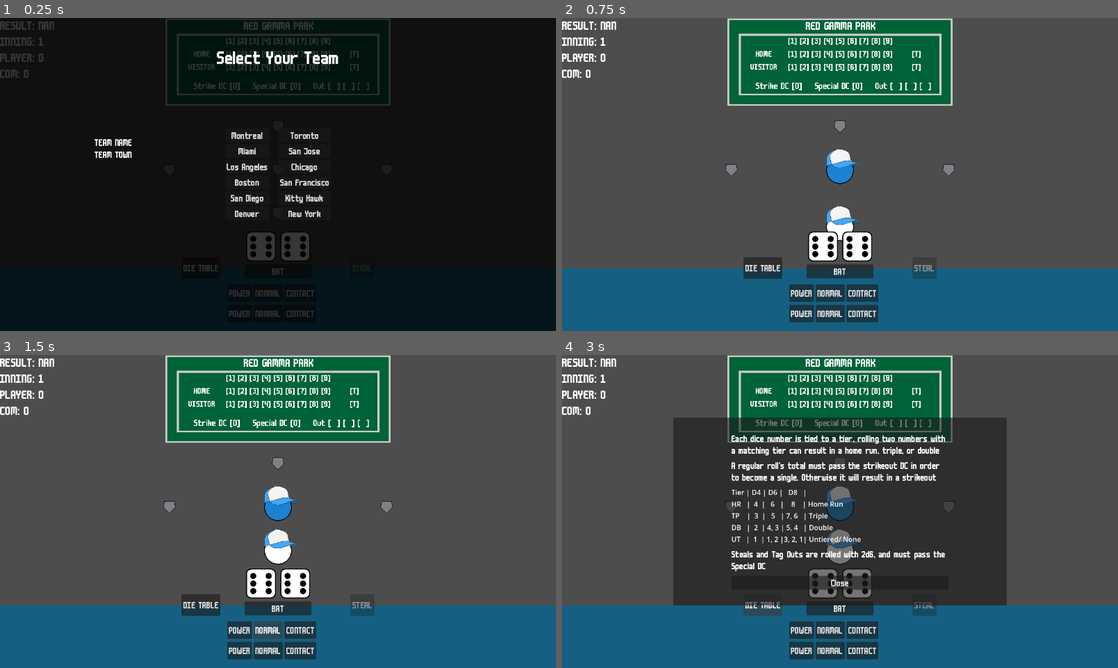
Above: before the commit, frames 1-4 (two rows, left to right).
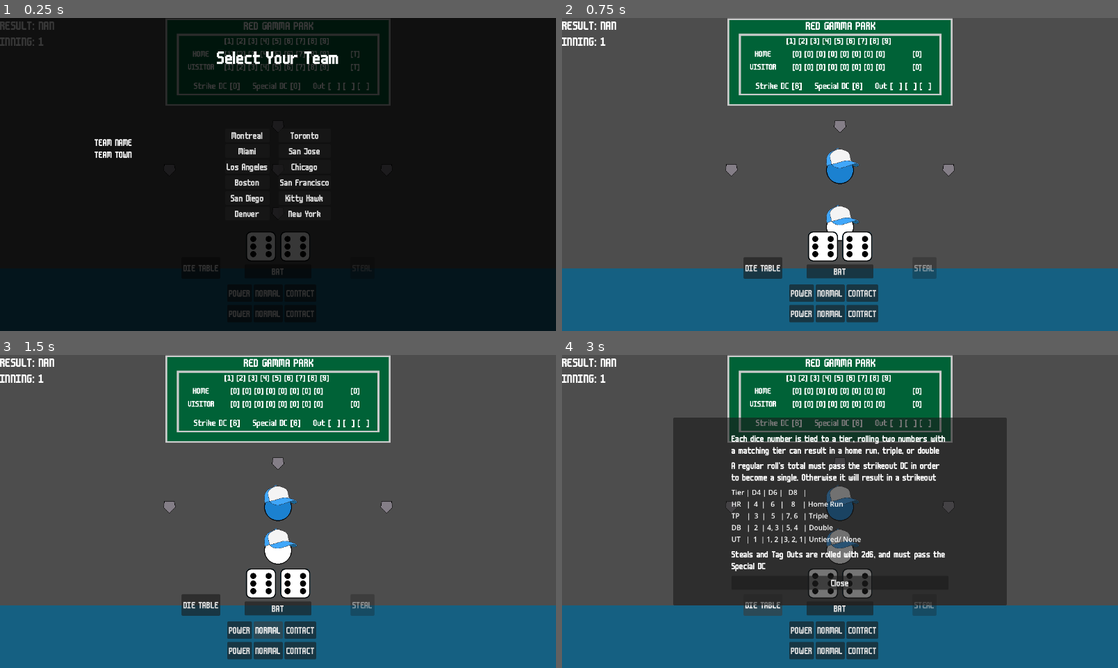
Above: after the commit, the same moments.

Repository: articrus/ROLL_BASEBALL
Game: Godot game, scene res://scenes/game_scene.tscn
Two runs of this game, one before a commit and one after it. Both use one fixed random seed, a clock stepped at 60 frames per second and the inputs below. This scene is started directly instead of the project's main scene.
Inputs:
- Up to frame 1 (0.25 s): no input
- Up to frame 2 (0.75 s): click "Montreal" at 0.5 s
- Up to frame 3 (1.5 s): click "NORMAL" at 1.25 s
- Up to frame 4 (3 s): click "NORMAL" at 2 s; click "DIE TABLE" at 2.75 s

The runs differ from the first frame. In frame 1, 0.9% of the frame differs, in the area x 0-65%, y 6-20%; in frame 2, 1.3%, in the area x 0-65%, y 6-22%; in frame 3, 1.3%; in frame 4, 1.3%.

Commit message:
Graphics Update II
-Implemented scoreboard functionality
-Added reset mechanic
-Removed some debug text
TODO:
-Player colors and positioning
-Better animations
-Field graphics

Diff:
--- a/scripts/classes/signalbus.gd
+++ b/scripts/classes/signalbus.gd
@@ -2,6 +2,7 @@
 extends Node
 
 # Game Signals
+signal start_game
 signal roll_button_pressed
 signal process_roll(left: Enums.DIE_TYPES, right: Enums.DIE_TYPES)
 signal special_pressed
@@ -17,8 +18,8 @@
 # Scoreboard Signals
 signal update_inning_info(strikeDC: int, specialDC: int)
 signal update_strikes(strikes: int)
+signal update_points(homeArray: Array[int], visitArray: Array[int])
 
 # Temporary Signals
 signal display_batting_result(result: String)
-signal display_points(player: int, com: int)
 signal update_inning(inning: int)
--- a/scripts/managers/game_manager.gd
+++ b/scripts/managers/game_manager.gd
@@ -3,8 +3,8 @@
 # 0: First, 1: Second, 2: Third, if occupied: true, else false
 @export var bases: Array[bool] = [false, false, false]
 # Points variables
-@export var home_points: int = 0
-@export var visitor_points: int = 0
+@export var homePointsArray: Array[int] = [0, 0, 0, 0, 0, 0, 0, 0, 0, 0, 0]
+@export var visitPointsArray: Array[int] = [0, 0, 0, 0, 0, 0, 0, 0, 0, 0, 0]
 @export var strikeouts: int = 0
 # Inning Variables
 @export var current_inning: int = 1
@@ -52,9 +52,11 @@
 			strikeouts += 1
 			strikeout.emit()
 	# Add the points
-	if current_inning % 2 == 0: visitor_points += runs
-	else: home_points += runs
-	Signalbus.display_points.emit(home_points, visitor_points)
+	if current_inning % 2 == 0:
+		visitPointsArray[current_inning] += runs
+	else:
+		homePointsArray[current_inning] += runs
+	Signalbus.update_points.emit(homePointsArray, visitPointsArray)
 	_toggle_special_buttons()
 	_check_strikes()
 
@@ -110,8 +112,8 @@
 		_tag_out()
 		_check_strikes()
 	else:
-		home_points += _steal_base()
-
+		homePointsArray[current_inning] += _steal_base()
+	Signalbus.update_points.emit(homePointsArray, visitPointsArray)
 
 func _toggle_special_buttons() -> void:
 	toggle_special.emit(!(bases[2] == true || bases[1] == true || bases[0] == true))
@@ -132,12 +134,6 @@
 	for i in bases.size():
 		bases[i] = false
 
-# (For testing) Set the players on specific bases
-func _custom_bases(first: bool, second: bool, third: bool) -> void:
-	bases[0] = first
-	bases[1] = second
-	bases[2] = third
-
 # Advance to the next inning
 func _next_inning() -> void:
 	_reset_bases()
@@ -150,15 +146,28 @@
 	Signalbus.update_inning_info.emit(strikeDC[current_inning], specialDC[current_inning])
 
 func _game_over() -> void:
-	var average = home_points / 5.0 # Average points scored by player per inning
+	var homePoints = 0
+	var visitPoints = 0
+	for i in range(1, 9):
+		homePoints += homePointsArray[i]
+		visitPoints += visitPointsArray[i]
+	var average = homePoints / 5.0 # Average points scored by player per inning
 	# Save the stats
 	var profile = await AuthenticationManager._load_profile()
 	var newWins = profile.get("games_won", 0) + 1
-	var newTotal = profile.get("points_scored", 0) + home_points
+	var newTotal = profile.get("points_scored", 0) + homePoints
 	AuthenticationManager._save_stats({"games_won": newWins, "points_scored": newTotal, "average_points_per": average})
-	Signalbus.game_over.emit(home_points, visitor_points, average, home_points > visitor_points)
+	Signalbus.game_over.emit(homePoints, visitPoints, average, homePoints > visitPoints)
 	Signalbus.display_batting_result.emit("GAME OVER!")
 
+func _game_start() -> void:
+	_reset_bases()
+	strikeouts = 0
+	current_inning = 1
+	Signalbus.update_points.emit(homePointsArray, visitPointsArray)
+	Signalbus.update_inning_info.emit(strikeDC[current_inning], specialDC[current_inning])
+
 func _connect_signals() -> void:
+	Signalbus.start_game.connect(_game_start)
 	Signalbus.process_roll.connect(_process_rolling)
 	Signalbus.special_pressed.connect(_special_pressed)
--- a/scripts/ui/player_ui.gd
+++ b/scripts/ui/player_ui.gd
@@ -8,8 +8,6 @@
 # Temporary Nodes
 @onready var result = $DebugDisplay/BattingResult
 @onready var inning = $DebugDisplay/Inning
-@onready var player_points = $DebugDisplay/PlayerPoints
-@onready var com_points = $DebugDisplay/VisitorPoints
 # Export vars
 @export var left_die_type: Enums.DIE_TYPES = Enums.DIE_TYPES.NORMAL
 @export var right_die_type: Enums.DIE_TYPES = Enums.DIE_TYPES.NORMAL
@@ -47,10 +45,6 @@
 func _show_result(toPrint: String) -> void:
 	result.text = "RESULT: " + toPrint
 
-func _update_points(player: int, com: int) -> void:
-	player_points.text = "PLAYER: " + str(player)
-	com_points.text = "COM: " + str(com)
-
 func _update_inning(newInning: int) -> void:
 	inning.text = "INNING: " + str(newInning)
 	if newInning % 2 == 0:
@@ -86,7 +80,6 @@
 	Signalbus.game_over.connect(_game_over)
 	# Temporary display results
 	Signalbus.display_batting_result.connect(_show_result)
-	Signalbus.display_points.connect(_update_points)
 	Signalbus.update_inning.connect(_update_inning)
 
 func _on_die_table_buton_pressed() -> void:
--- a/scripts/ui/scoreboard.gd
+++ b/scripts/ui/scoreboard.gd
@@ -13,11 +13,20 @@
 	_connect_signals()
 
 # Updates the score label
-func _update_score(inning: int, score: int) -> void:
-	if inning % 2 == 0:
-		print("ENEMY SCORE: ", str(score))
-	else:
-		print("HOME SCORE:", str(score))
+func _update_score(home: Array[int], visit: Array[int]) -> void:
+	var homeText = ""
+	var visitText = ""
+	var homePT = 0
+	var visitPT = 0
+	for i in range(1, 9):
+		homePT += home[i]
+		visitPT += visit[i]
+		homeText += "[" + str(home[i]) + "] "
+		visitText += "[" + str(visit[i]) + "] "
+	homePoints.text = homeText
+	visitorPoints.text = visitText
+	homeTotal.text = "[" + str(homePT) + "]"
+	visitorTotal.text = "[" + str(visitPT) + "]"
 
 # Update info label
 func _update_info(strikeDC: int, specialDC: int) -> void:
@@ -41,3 +50,4 @@
 func _connect_signals() -> void:
 	Signalbus.update_strikes.connect(_update_strikeouts)
 	Signalbus.update_inning_info.connect(_update_info)
+	Signalbus.update_points.connect(_update_score)
--- a/scripts/ui/team_select.gd
+++ b/scripts/ui/team_select.gd
@@ -15,7 +15,6 @@
 }
 @onready var teamNameTag = $TeamInfo/TeamName
 @onready var teamCityTag = $TeamInfo/City
-
 
 func _ready() -> void:
 	_bind_buttons()
@@ -37,6 +36,7 @@
 
 func _on_team_pressed(city: Enums.CITY) -> void:
 	Signalbus.team_selected.emit(city)
+	Signalbus.start_game.emit()
 	_close_team_select()
 
 func _display_team_text(city: Enums.CITY) -> void:
--- a/ui/player_ui.tscn
+++ b/ui/player_ui.tscn
@@ -89,18 +89,6 @@
 theme_override_font_sizes/font_size = 32
 text = "INNING: 1"
 
-[node name="PlayerPoints" type="Label" parent="DebugDisplay" unique_id=184725152]
-layout_mode = 2
-theme = ExtResource("5_lp0io")
-theme_override_font_sizes/font_size = 32
-text = "PLAYER: 0"
-
-[node name="VisitorPoints" type="Label" parent="DebugDisplay" unique_id=488171268]
-layout_mode = 2
-theme = ExtResource("5_lp0io")
-theme_override_font_sizes/font_size = 32
-text = "COM: 0"
-
 [node name="ScoreContainer" type="Control" parent="." unique_id=764551278]
 layout_mode = 1
 anchors_preset = 15
--- a/ui/scoreboard.tscn
+++ b/ui/scoreboard.tscn
@@ -117,7 +117,7 @@
 size_flags_vertical = 6
 theme = ExtResource("2_d7rl5")
 theme_override_font_sizes/font_size = 50
-text = "[1] [2] [3] [4] [5] [6] [7] [8] [9]"
+text = "[1] [2] [3] [4] [5] [6] [7] [8] [9] "
 horizontal_alignment = 1
 
 [node name="EmptyB" type="Label" parent="Panel/InnerPanel/Team Score" unique_id=787186165]
@@ -142,7 +142,7 @@
 size_flags_vertical = 6
 theme = ExtResource("2_d7rl5")
 theme_override_font_sizes/font_size = 50
-text = "[1] [2] [3] [4] [5] [6] [7] [8] [9]"
+text = "[1] [2] [3] [4] [5] [6] [7] [8] [9] "
 horizontal_alignment = 1
 
 [node name="HomeTotal" type="Label" parent="Panel/InnerPanel/Team Score" unique_id=1567727400]
@@ -169,7 +169,7 @@
 size_flags_vertical = 6
 theme = ExtResource("2_d7rl5")
 theme_override_font_sizes/font_size = 50
-text = "[1] [2] [3] [4] [5] [6] [7] [8] [9]"
+text = "[1] [2] [3] [4] [5] [6] [7] [8] [9] "
 horizontal_alignment = 1
 
 [node name="VisitorTotal" type="Label" parent="Panel/InnerPanel/Team Score" unique_id=2133004088]
